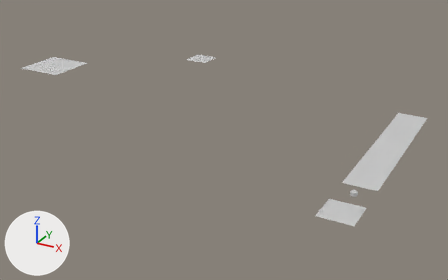
The Blender file maps/tiles/tiles.blend, before and after one commit.
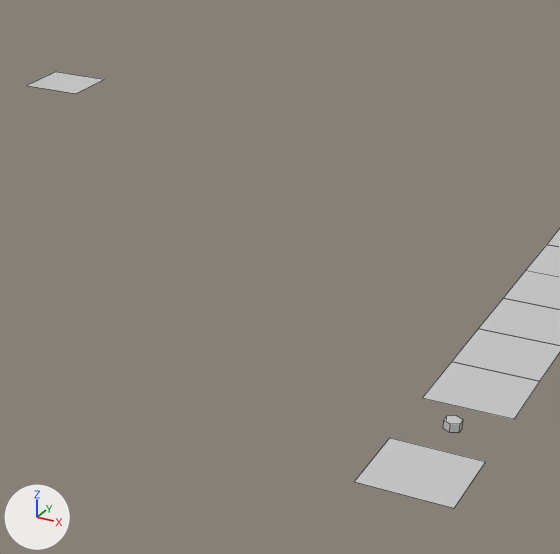
Each version is shown whole from a 50 mm lens placed at (1.394, -1.322, 0.786), pointed at (0.382, 0.517, -0.133), then close up on the part from 39% to 88% of the width and 9% to 87% of the height. Arrows for +X, +Y and +Z are at lower left; the lights stay in place. The close-ups show mesh edges as thin lines.

Objects in the first close-up: 'green_bush_trunk', 'soil_green.000', 'soil_green_bush', 'soil_green_bush_bl_br', 'soil_green_bush_bl_br_tl_tr', 'soil_green_bush_br_bl_tr', 'soil_green_bush_br_tl_tr', 'soil_green_stone'.
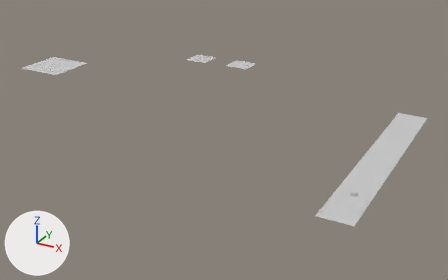
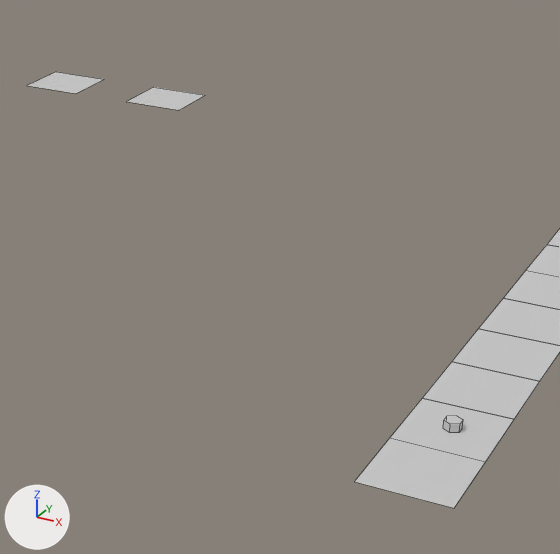
Boxes [x1, y1, x2, y2] around the edits, measured in the close-ups (560 x 554 px):
'soil_green_bush_lifted', added: after [390, 398, 514, 461]
'soil_green_stone_lifted', added: after [127, 87, 204, 110]
'green_bush_trunk', deleted: before [443, 416, 463, 433]

What changed in the scene script:
```text
Add me_soil_green_bush_lifted:
    me_soil_green_bush_lifted.from_pydata([(-0.05, 0.05, 0.0), (-0.05, -0.05, 0.0), (0.05, -0.05, 0.0), (0.05, 0.05, 0.0), (0.0, 0.01, 0.0), (0.0, 0.01, 0.01), (0.0087, 0.005, 0.0), (0.0087, 0.005, 0.01), (0.0087, -0.005, 0.0), (0.0087, -0.005, 0.01), (0.0, -0.01, 0.0), (0.0, -0.01, 0.01), (-0.0087, -0.005, 0.0), (-0.0087, -0.005, 0.01), (-0.0087, 0.005, 0.0), (-0.0087, 0.005, 0.01)], [], [(0, 1, 2, 3), (4, 5, 7, 6), (6, 7, 9, 8), (8, 9, 11, 10), (10, 11, 13, 12), (7, 5, 15, 13, 11, 9), (14, 15, 5, 4), (12, 13, 15, 14)])
    for i in [0]: me_soil_green_bush_lifted.polygons[i].use_smooth = True
    me_soil_green_bush_lifted.materials.append(mat_soil)  # its picture is missing
Add me_soil_green_stone_lifted:
    me_soil_green_stone_lifted.from_pydata([(-0.05, 0.05, 0.0), (-0.05, -0.05, 0.0), (0.05, -0.05, 0.0), (0.05, 0.05, 0.0)], [], [(0, 1, 2, 3)])
    me_soil_green_stone_lifted.polygons.foreach_set('use_smooth', [True] * 1)
    me_soil_green_stone_lifted.materials.append(mat_soil)  # its picture is missing
Remove ob_green_bush_trunk:
    ob_green_bush_trunk = bpy.data.objects.new('green_bush_trunk', me_green_bush_trunk)
    ob_green_bush_trunk.location = (1.0, 0.1, 0.0)
Add ob_soil_green_bush_lifted:
    ob_soil_green_bush_lifted = bpy.data.objects.new('soil_green_bush_lifted', me_soil_green_bush_lifted)
    ob_soil_green_bush_lifted.location = (1.0, 0.1, 0.0)
Add ob_soil_green_stone_lifted:
    ob_soil_green_stone_lifted = bpy.data.objects.new('soil_green_stone_lifted', me_soil_green_stone_lifted)
    ob_soil_green_stone_lifted.location = (0.2, 1.0, 0.0)
```
